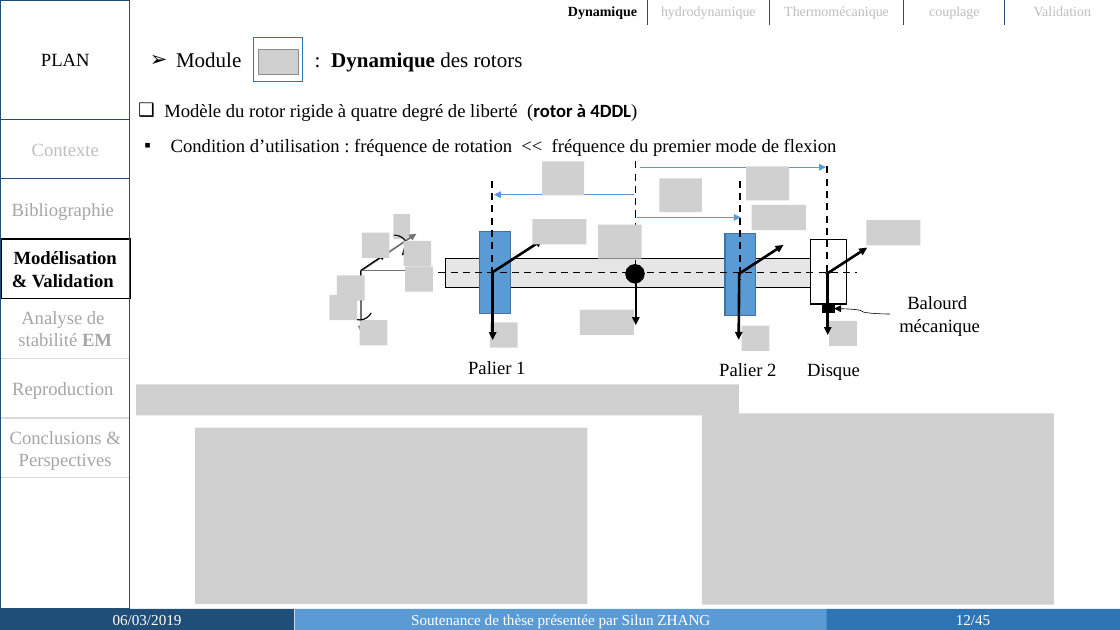
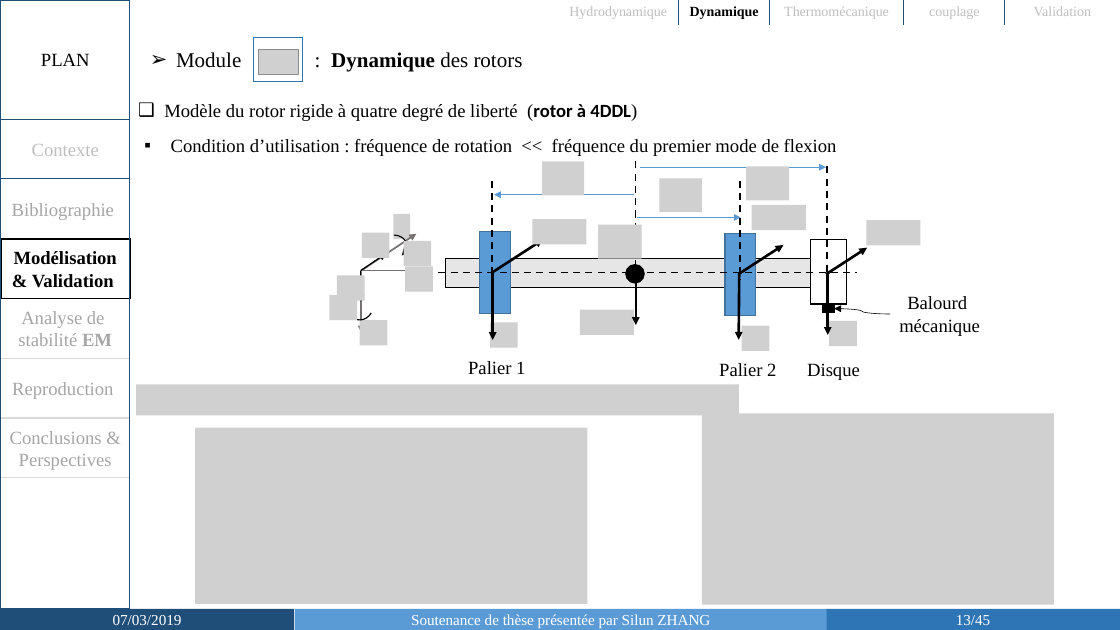
Before and after one commit to SilunZ/SoutenanceThese, a slide deck: slide 13 of Soutenance_Silun ZHANG-slides.pptx (slide 12 before the commit). Drawn at 1120x630 pixels with LibreOffice and Linux fonts; fonts in the diff are those of the drawing; grey boxes stand for pictures. Boxes give left, top, right and bottom in pixels: in the first picture for what was removed or moved away, otherwise in the second. Text is boxed around its words. In the diff, an @@ line names an element or a change of style, - is before the commit and + after.

```diff
--- a/Soutenance_Silun ZHANG-slides.pptx
+++ b/Soutenance_Silun ZHANG-slides.pptx
@@ table at <box>558,0,1120,25</box> @@
-row 1, column 1: Dynamique
+row 1, column 1: Hydrodynamique
-row 1, column 2: hydrodynamique
+row 1, column 2: Dynamique
@@ text in rectangle at <box>113,615,182,625</box>: text changed @@
-06/03/2019
+07/03/2019
@@ page number at <box>956,615,990,625</box>: text changed @@
-12/45
+13/45
```
Also in this commit, not shown: 30 other slides changed, 13 slides added, 1 other file.
